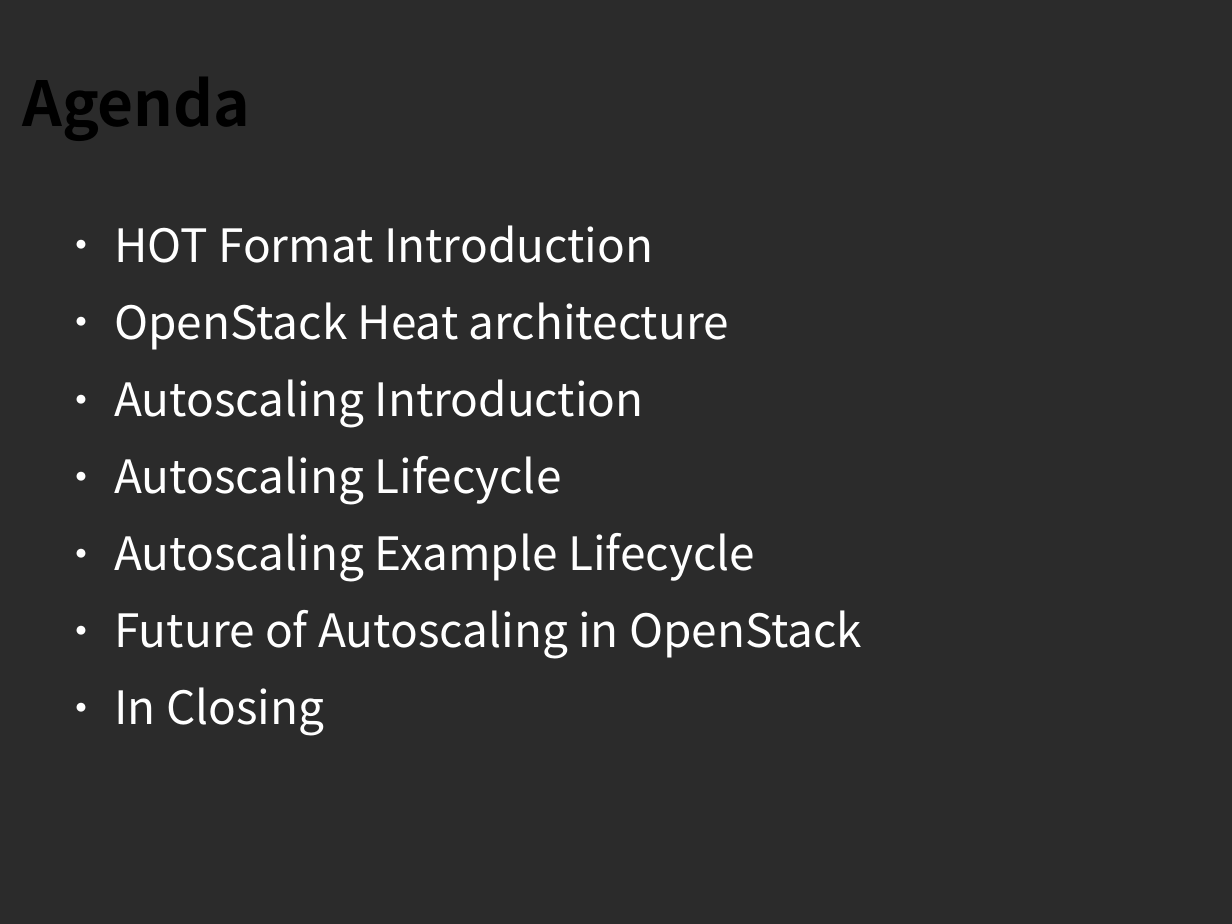
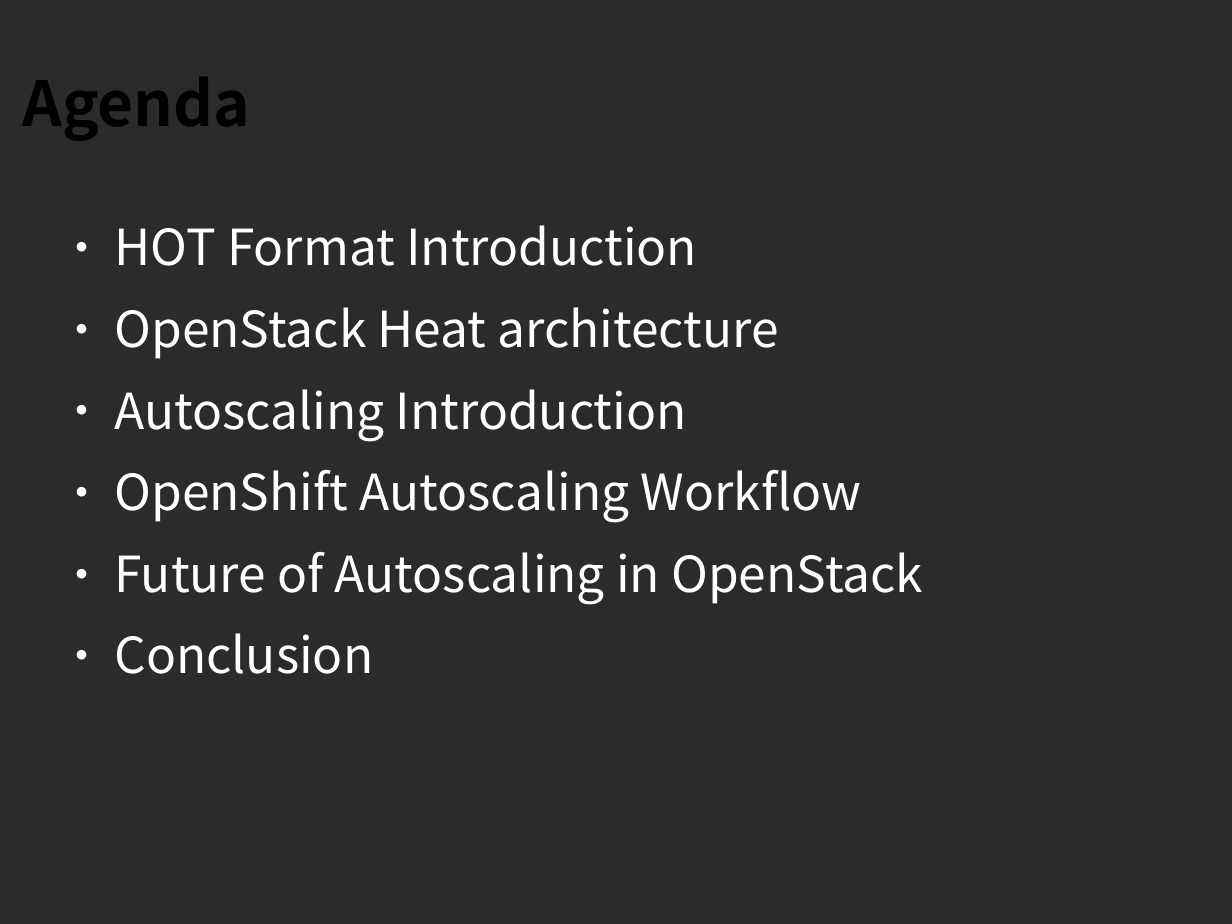
Before and after one commit to sdake/slides, a slide deck: slide 3 of sdake-cloudopen-heat-2013-09/heat-cloudopen-final.odp. Drawn at 1232x924 pixels with LibreOffice and Linux fonts; fonts in the diff are those of the drawing; background and template pictures are left out; a plain dark background stands for a picture behind light text. Boxes give left, top, right and bottom in pixels: in the first picture for what was removed or moved away, otherwise in the second. Text is boxed around its words. In the diff, an @@ line names an element or a change of style, - is before the commit and + after.

```diff
--- a/sdake-cloudopen-heat-2013-09/heat-cloudopen-final.odp
+++ b/sdake-cloudopen-heat-2013-09/heat-cloudopen-final.odp
@@ text at bbox=[114, 225, 923, 605]: size 29.6 to 32 pt in "HOT Format Introduction", "OpenStack Heat architecture", "Autoscaling Introduction", "Future of Autoscaling in OpenStack" @@
@@ text at bbox=[114, 470, 861, 523]: text changed; size 29.6 to 32 pt @@
-● Autoscaling Lifecycle
-● Autoscaling Example Lifecycle
+● OpenShift Autoscaling Workflow
@@ text at bbox=[114, 633, 373, 674]: text changed; size 29.6 to 32 pt @@
-● In Closing
+● Conclusion
```
Also in this commit, not shown: 8 other slides changed, 8 slides added, 4 slides removed, 2 other files.
